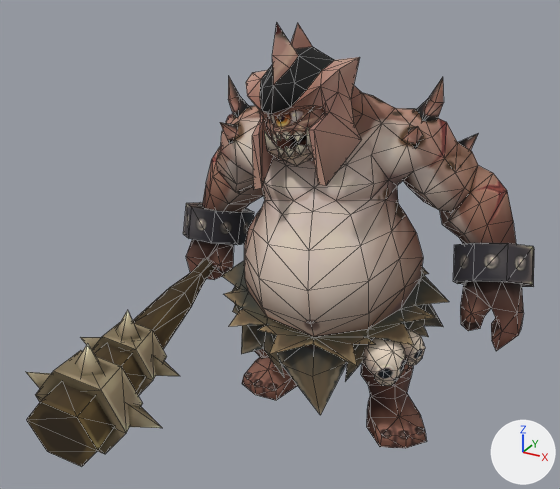
What one commit did to the OBJ model Resource/Boss02/Animation/Idle/Idle (29).obj.
Camera for both pictures: a camera (50 mm lens) standing at (191.0, -427.0, 328.0) and looking at (-18.0, -47.0, 138.0). The axes (+X, +Y, +Z) are drawn at lower right. The lights are the same throughout. Mesh edges are drawn as thin lines. Where no turn or scale is listed for an object, it has been applied to the vertices. Vertices at the same position are counted once.

The scene before the commit, as lines of its bpy script (objects in view):
```python
me_cyclops01_w = bpy.data.meshes.new('Cyclops01_W')
me_cyclops01_w.from_pydata(...)  # 124 vertices, 156 faces; spans x -144.0..-49.0, y -172.0..71.0, z 7.0..100.0
me_cyclops01_w.materials.append(mat_material__26)  # picture img_texture_w_png
me_cyclops03 = bpy.data.meshes.new('Cyclops03')
me_cyclops03.from_pydata(...)  # 738 vertices, 1324 faces; spans x -141.0..120.0, y -68.0..79.0, z -1.0..268.0
me_cyclops03.materials.append(mat_material__25)  # picture img_texture_png
# before: 241 (13.0, -68.0, 124.0) at pixel (308, 290)
# before: 644 (-90.0, 13.0, 223.0) at pixel (228, 75), 650 (-90.0, 12.0, 207.0) at pixel (228, 99)
# before: 712 (19.0, -60.0, 34.0) at pixel (320, 415)
ob_cyclops01_w = bpy.data.objects.new('Cyclops01_W', me_cyclops01_w)
ob_cyclops01_w.location = (0.0, 0.0, 0.0)
ob_cyclops03 = bpy.data.objects.new('Cyclops03', me_cyclops03)
ob_cyclops03.location = (0.0, 0.0, 0.0)
```
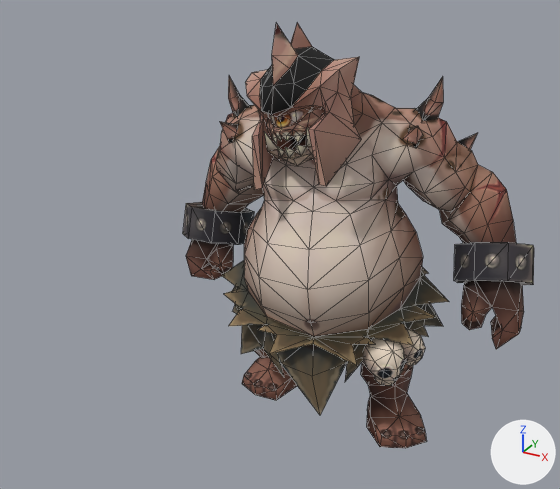
Pixel boxes (x1, y1, x2, y2) of what changed, in the pictures (560 x 489 px; the box of a moved part takes in the faces that stretch with it):
'Cyclops01_W', deleted (brown)
    before: (26, 259, 216, 467)
part 1 of me_cyclops03, moved or reshaped
    before: (453, 243, 534, 287)
    after: (454, 242, 534, 285)
part 2 of me_cyclops03, rebuilt
    before: (460, 281, 524, 351)
    after: (461, 281, 524, 349)
part 3 of me_cyclops03, rebuilt
    before: (415, 77, 444, 121)
    after: (415, 76, 443, 121)
part 4 of me_cyclops03, moved or reshaped
    before: (404, 123, 516, 244)
    after: (404, 122, 516, 243)
part 5 of me_cyclops03, moved or reshaped
    before: (260, 245, 369, 323)
    after: (259, 244, 368, 323)
part 6 of me_cyclops03, moved or reshaped
    before: (228, 76, 240, 118)
    after: (228, 76, 240, 117)
part 7 of me_cyclops03, moved or reshaped
    both: (281, 363, 347, 415)

What changed in the scene script:
```text
Change me_cyclops03:
    used by ob_cyclops03; location = (0.0, 0.0, 0.0)
    verts and faces of me_cyclops03; kept vertices keep their numbers, new ones are numbered from 738
    remove me_cyclops03.from_pydata(...)  # 738 vertices, 1324 faces; spans x -141.0..120.0, y -68.0..79.0, z -1.0..268.0
    add me_cyclops03.from_pydata(...)  # 738 vertices, 1324 faces; spans x -141.0..120.0, y -68.0..80.0, z -1.0..268.0
    me_cyclops03 part 1: the loose piece of 16 vertices spanning x 66.0..120.0, y 11.0..68.0, z 90.0..137.0 is moved by (0.0, 2.0, 0.0)
    me_cyclops03 part 2: the loose piece of 29 vertices spanning x 79.0..119.0, y 5.0..55.0, z 64.0..115.0 is rebuilt with 29 vertices and now spans x 79.0..118.0, y 7.0..57.0, z 64.0..115.0
    me_cyclops03 part 3: the loose piece of 9 vertices spanning x 33.0..51.0, y 24.0..41.0, z 203.0..232.0 is rebuilt with 9 vertices and now spans x 32.0..51.0, y 25.0..42.0, z 203.0..232.0
    me_cyclops03 part 4
    4 vertices are removed from x 37.0..64.0, y 8.0..58.0, z 177.0..202.0
    8 faces are deleted
    14 vertices in x 49.0..92.0, y 23.0..75.0, z 119.0..185.0 move by (0.0, 1.0, 0.0)
    8 vertices in x 54.0..100.0, y 50.0..79.0, z 131.0..193.0 move by (-1.0, 1.0, 0.0)
    13 vertices move from x 27.0..106.0, y 26.0..79.0, z 111.0..182.0 to x 26.0..105.0, y 28.0..80.0, z 112.0..182.0
    4 vertices are added at (64.0, 58.0, 178.0), (57.0, 51.0, 188.0), (45.0, 9.0, 193.0), (37.0, 15.0, 203.0)
    8 new faces join them
    me_cyclops03 part 5
    add verts[241] = (13.0, -68.0, 125.0)  # moved, pixel (307, 289)
    me_cyclops03 part 6
    add verts[644] = (-90.0, 13.0, 224.0)  # moved, pixel (228, 74)
    add verts[650] = (-90.0, 12.0, 208.0)  # moved, pixel (228, 98)
    me_cyclops03 part 7
    add verts[712] = (19.0, -60.0, 34.0)  # moved, pixel (320, 415)
Remove ob_cyclops01_w:
    ob_cyclops01_w = bpy.data.objects.new('Cyclops01_W', me_cyclops01_w)
    ob_cyclops01_w.location = (0.0, 0.0, 0.0)
```
